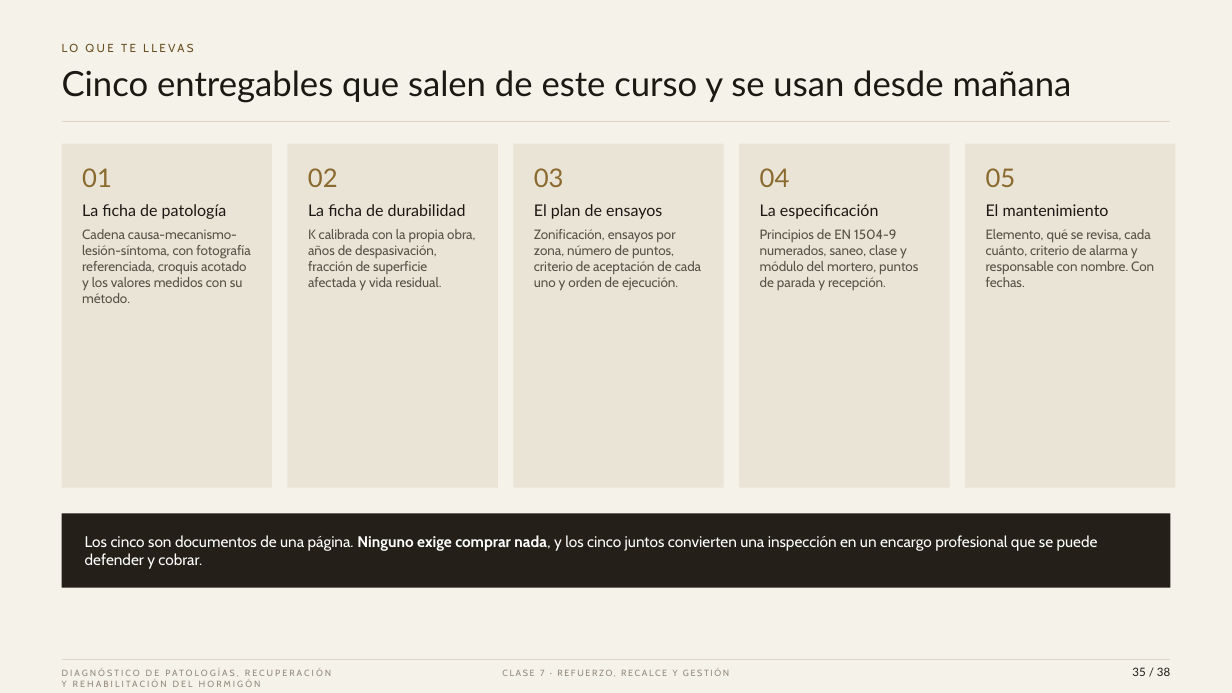
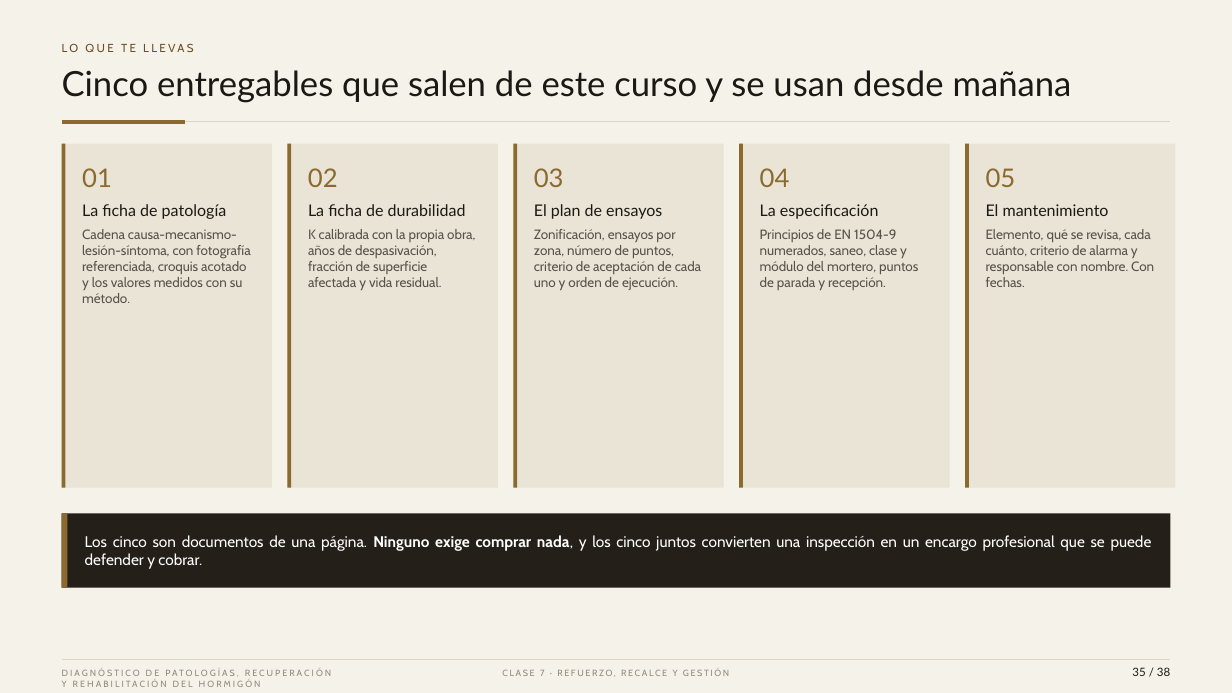
Before and after one commit to kevinyerkovc-cmd/Yerko, a slide deck: slide 35 of PH_Clase_7_Refuerzo_recalce_y_gestion.pptx. Drawn at 1232x693 pixels with LibreOffice and Linux fonts; fonts in the diff are those of the drawing. Boxes give left, top, right and bottom in pixels: in the first picture for what was removed or moved away, otherwise in the second. Text is boxed around its words. In the diff, an @@ line names an element or a change of style, - is before the commit and + after.

```diff
--- a/PH_Clase_7_Refuerzo_recalce_y_gestion.pptx
+++ b/PH_Clase_7_Refuerzo_recalce_y_gestion.pptx
@@ line added from (62, 122) to (185, 122), #8A6A2F 2.5 pt @@
@@ rectangle added at (62, 144, 66, 488), fill #8A6A2F @@
@@ rectangle added at (287, 144, 291, 488), fill #8A6A2F @@
@@ rectangle added at (514, 144, 518, 488), fill #8A6A2F @@
@@ rectangle added at (739, 144, 743, 488), fill #8A6A2F @@
@@ rectangle added at (965, 144, 969, 488), fill #8A6A2F @@
@@ rectangle added at (62, 514, 67, 589), fill #8A6A2F @@
@@ text "Los cinco son documentos de ..." at (85, 535, 1152, 569): alignment left to justified @@
```
Also in this commit, not shown: 34 other slides changed, 3 slides added, 3 slides removed, 2 other files.
